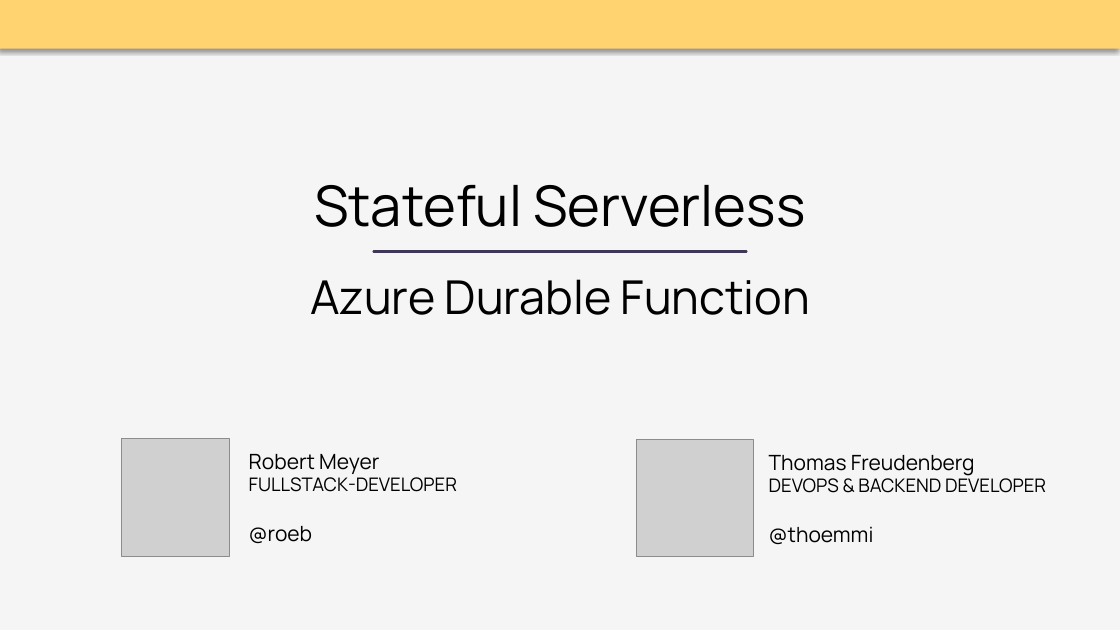
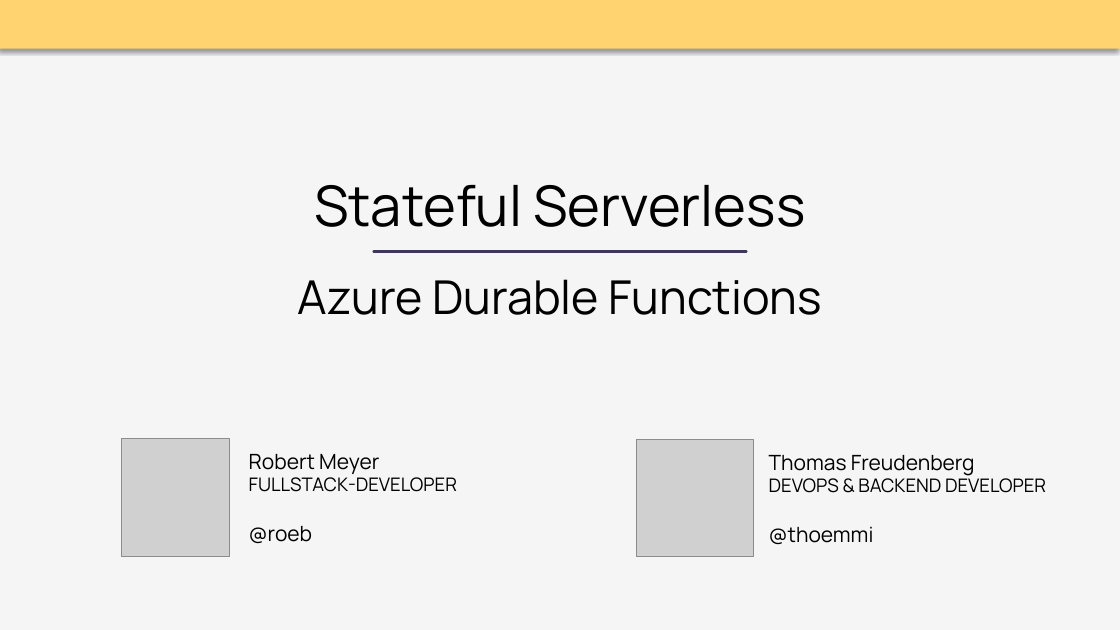
Before and after one commit to thoemmi/DurableFunctionsMeetupRosenheim, a slide deck: slide 1 of slides/Durable_Functions.pptx. Drawn at 1120x630 pixels with LibreOffice and Linux fonts; fonts in the diff are those of the drawing; grey boxes stand for pictures. Boxes give left, top, right and bottom in pixels: in the first picture for what was removed or moved away, otherwise in the second. Text is boxed around its words. In the diff, an @@ line names an element or a change of style, - is before the commit and + after.

Commit message:
fixed typos

```diff
--- a/slides/Durable_Functions.pptx
+++ b/slides/Durable_Functions.pptx
@@ title at (x1=298, y1=185, x2=822, y2=315): text changed @@
-Stateful Serverless
-Azure Durable Function
+Stateful Serverless
+Azure Durable Functions
```
Also in this commit, not shown: 4 other slides changed.
